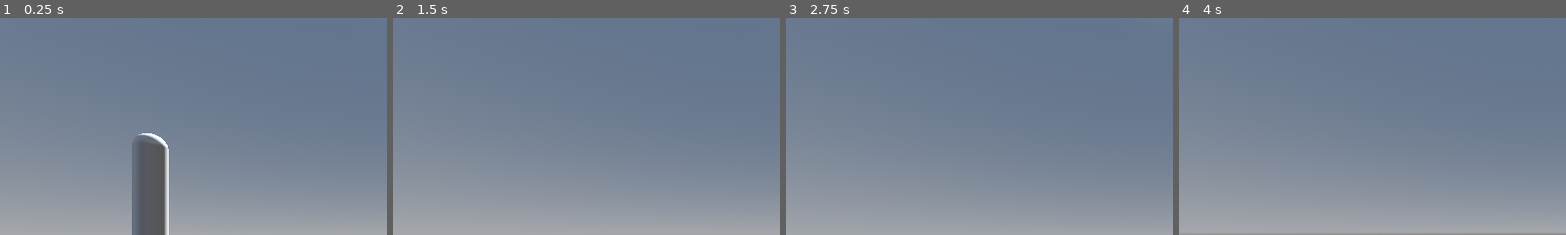
Above: before the commit, frames 1-4 (left to right).
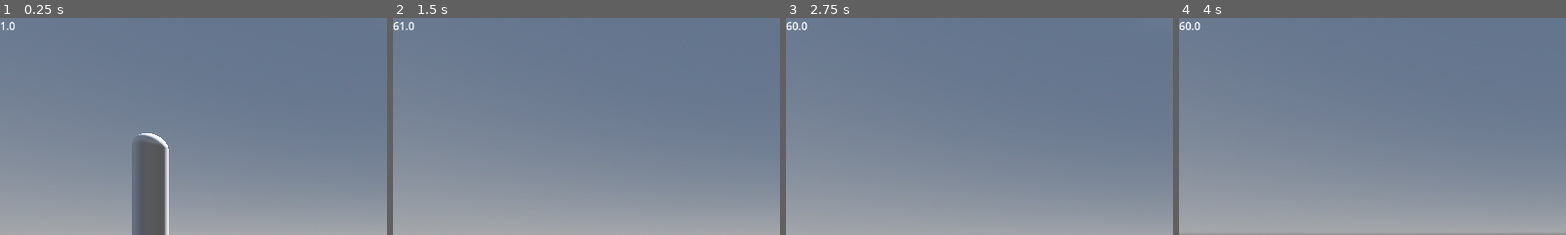
Above: after the commit, the same moments.

Repository: mFieldHouses/phase-two-the-dre-files
Game: Godot game, scene res://scenes/base_scene.tscn
The game is run twice, just before and just after one commit, with the same random seed, the same clock (stepped at 60 frames per second) and the same inputs.
Inputs (mouse positions are % of the whole screen's width and height, from its top left):
- Up to frame 1 (0.25 s): no input
- Up to frame 2 (1.5 s): move the mouse to (55, 50) at 0.52 s; press the mouse at (55, 50) at 0.53 s; hold W (forward) from 0.53 s (still down); tap Space (jump) at 0.77 s; move the mouse to (45, 50) at 1.27 s; release the mouse at (45, 50) at 1.28 s; tap Shift (sprint) at 1.35 s
- Up to frame 3 (2.75 s): keep holding W (forward); tap Space (jump) at 1.52 s; move the mouse to (52, 48) at 2.02 s; tap C (switch_camera) at 2.1 s
- Up to frame 4 (4 s): keep holding W (forward); move the mouse to (49, 52) at 2.77 s; click (49, 52) at 2.85 s; tap Space (jump) at 3.02, 3.77 s; move the mouse to (57, 51) at 3.52 s; tap Shift (sprint) at 3.6 s
The pictures show only the part of the screen within x 0-50%, y 0-50%; the shares and areas given below are measured in that part.

The runs differ from the first frame. In frame 1, less than 0.1% of the frame differs, in the area x 0-4%, y 1-6%; in frame 2, 0.1%; in frame 3, 0.1%, in the area x 0-6%, y 1-6%; in frame 4, 0.1%.

Commit message:
add FPS counter

Diff:
--- a/scenes/base_scene.tscn
+++ b/scenes/base_scene.tscn
@@ -1,8 +1,9 @@
-[gd_scene load_steps=13 format=3 uid="uid://deh5bo4gy3xt8"]
+[gd_scene load_steps=14 format=3 uid="uid://deh5bo4gy3xt8"]
 
 [ext_resource type="Texture2D" uid="uid://b4lbp8gysjntr" path="res://steveolenski-2197064075.jpg" id="1_gf1bn"]
 [ext_resource type="Script" uid="uid://ba5jmmlk01dbe" path="res://scenes/character_body_3d.gd" id="1_ha2ph"]
 [ext_resource type="PackedScene" uid="uid://btahjfqrgbbm7" path="res://scenes/main.tscn" id="2_ha2ph"]
+[ext_resource type="Script" uid="uid://c7q2884cr78hx" path="res://scenes/player_ui.gd" id="3_pmxr0"]
 [ext_resource type="PackedScene" uid="uid://cm7cfedd4qe2x" path="res://scenes/practice_target.tscn" id="4_osw8o"]
 
 [sub_resource type="NavigationMesh" id="NavigationMesh_osw8o"]
@@ -73,6 +74,20 @@
 [node name="BulletOrigin" type="Node3D" parent="player"]
 transform = Transform3D(1, 0, 0, 0, 1, 0, 0, 0, 1, 0.5714245, -0.18520963, -0.42741776)
 
+[node name="UI" type="Control" parent="player"]
+layout_mode = 3
+anchors_preset = 15
+anchor_right = 1.0
+anchor_bottom = 1.0
+grow_horizontal = 2
+grow_vertical = 2
+script = ExtResource("3_pmxr0")
+
+[node name="fps" type="Label" parent="player/UI"]
+layout_mode = 0
+offset_right = 40.0
+offset_bottom = 23.0
+
 [node name="Sprite3D" type="Sprite3D" parent="."]
 transform = Transform3D(0.9999905, 0, 0.0043632835, 0, 1, 0, -0.0043632835, 0, 0.9999905, 70.280365, -1.7282529, -87.60371)
 texture = ExtResource("1_gf1bn")
--- /dev/null
+++ b/scenes/player_ui.gd
@@ -0,0 +1,11 @@
+extends Control
+
+
+# Called when the node enters the scene tree for the first time.
+func _ready() -> void:
+	pass # Replace with function body.
+
+
+# Called every frame. 'delta' is the elapsed time since the previous frame.
+func _process(delta: float) -> void:
+	$fps.text = str(Engine.get_frames_per_second())
Not shown, added: scenes/player_ui.gd.uid
